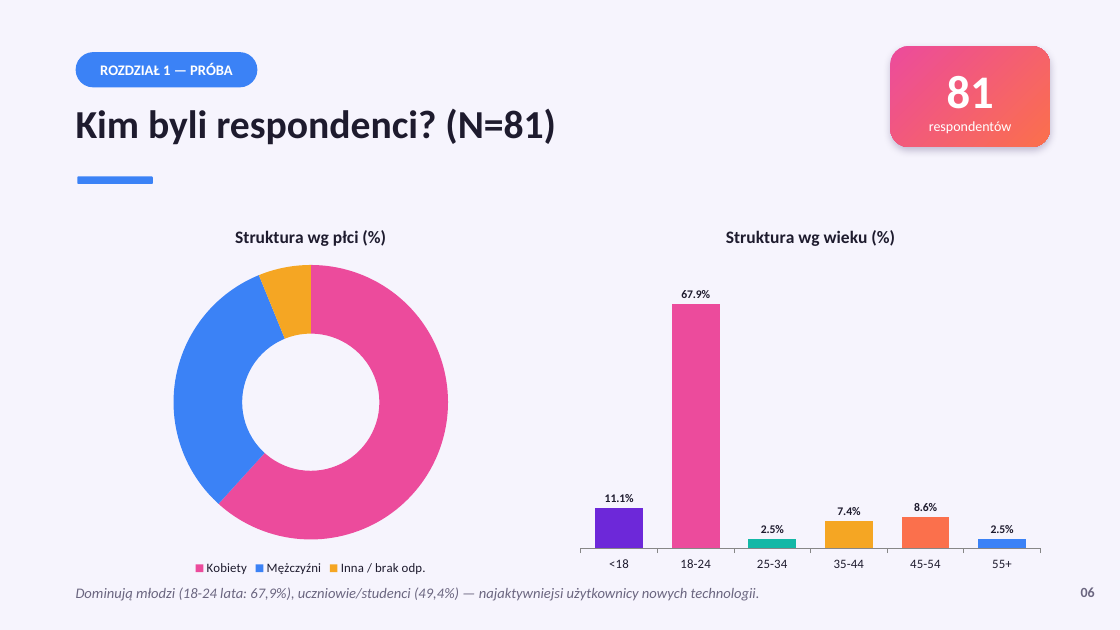
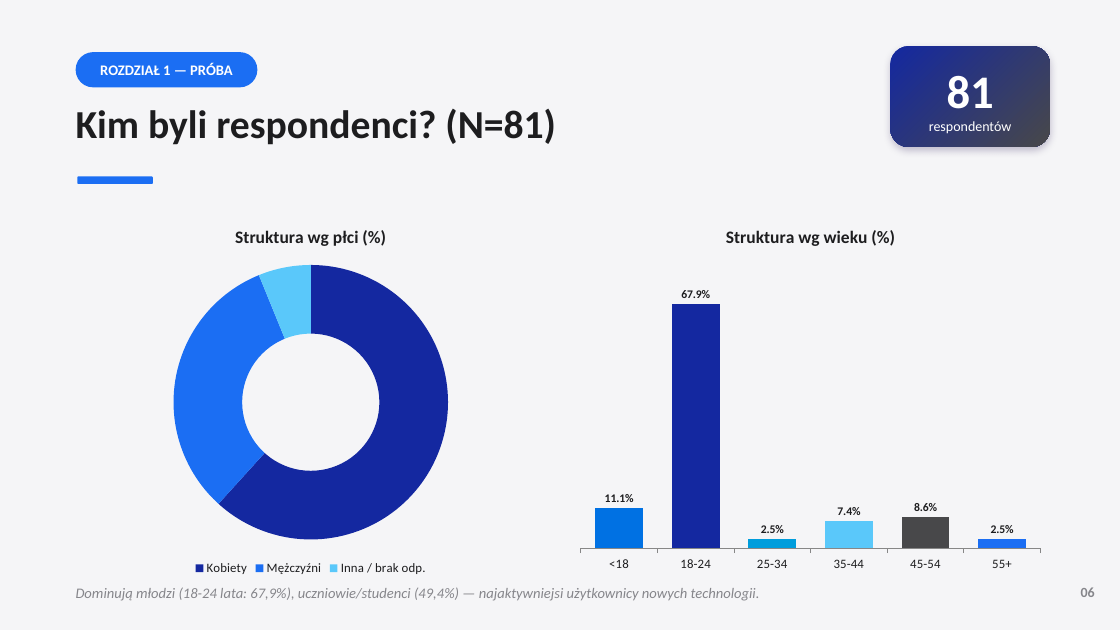
Before and after one commit to mattty1/mattty1, a slide deck: slide 6 of Prezentacja_iPhone_vs_Samsung.pptx. Drawn at 1120x630 pixels with LibreOffice and Linux fonts; fonts in the diff are those of the drawing. Boxes give left, top, right and bottom in pixels: in the first picture for what was removed or moved away, otherwise in the second. Text is boxed around its words. In the diff, an @@ line names an element or a change of style, - is before the commit and + after.

```diff
--- a/Prezentacja_iPhone_vs_Samsung.pptx
+++ b/Prezentacja_iPhone_vs_Samsung.pptx
@@ rectangle at [0, 0, 1120, 630]: fill #F6F4FD to #F5F5F7 @@
@@ rounded rectangle at [76, 52, 257, 87]: fill #3B82F6 to #1B6EF3 @@
@@ rounded rectangle at [891, 46, 1050, 147]: fill gradient #EC4B9C to #FB704C to gradient #1428A0 to #48484A @@
@@ text "Kim byli respondenci? (N=81)" at [76, 109, 556, 145]: text colour #1E1B2E to #1D1D1F @@
@@ rounded rectangle at [77, 176, 153, 184]: fill #3B82F6 to #1B6EF3 @@
@@ doughnut chart at [76, 210, 546, 580] @@
@@ colours of single points changed @@
@@ lettering changed @@
@@ column chart at [571, 210, 1050, 580] @@
@@ colours of single points changed @@
@@ lettering changed @@
@@ text "Dominują młodzi (18-24 lata: 67,9%), ..." at [76, 587, 760, 601]: text colour #6B6680 to #86868B @@
@@ text "06" at [1081, 587, 1095, 597]: text colour #6B6680 to #86868B @@
```
Also in this commit, not shown: 11 other slides changed, 2 other files.
